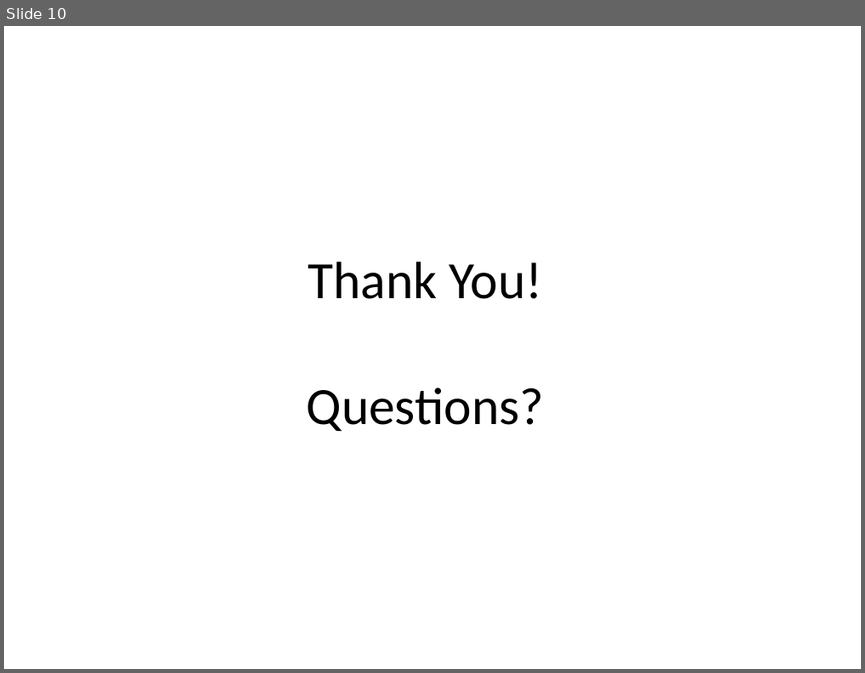
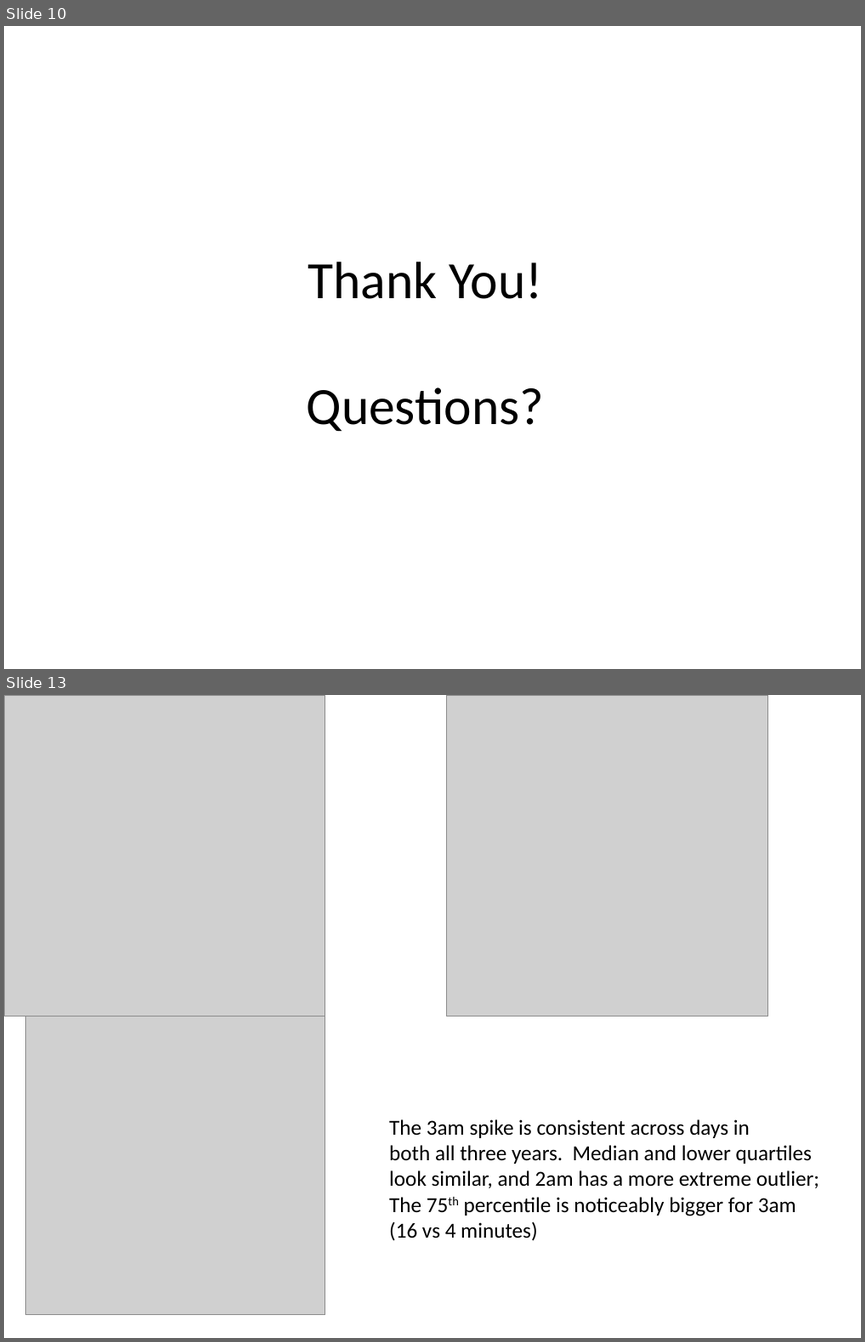
Before and after one commit to andy-olstad/POGSproj2, a slide deck: project_2_presentation.pptx. Shown one above the other, each under a label of ours: slide 10 before the commit, slides 10 and 13 after it; the slides between them are not shown. The pictures are 865x673 and 865x1342 pixels, drawn with LibreOffice and Linux fonts; fonts in the diff are those of the drawing; grey boxes stand for pictures. Boxes give left, top, right and bottom in pixels: in the first picture for what was removed or moved away, otherwise in the second. Text is boxed around its words. In the diff, an @@ line names an element or a change of style, - is before the commit and + after.

```diff
--- a/project_2_presentation.pptx
+++ b/project_2_presentation.pptx
@@ slide 13 added at <box>4,695,861,1338</box>, background #FFFFFF @@
@@ picture added at <box>5,696,325,1016</box> @@
@@ picture added at <box>447,695,768,1015</box> @@
@@ picture added at <box>26,1015,325,1315</box> @@
@@ text added at <box>389,1119,819,1241</box>, 18 pt, text #000000 @@
+The 3am spike is consistent across days in
+both all three years. Median and lower quartiles
+look similar, and 2am has a more extreme outlier;
+The 75th percentile is noticeably bigger for 3am
+(16 vs 4 minutes)
```
Also in this commit, not shown: 1 slide changed, 3 other slides added, 1 slide removed, 1 other file.
